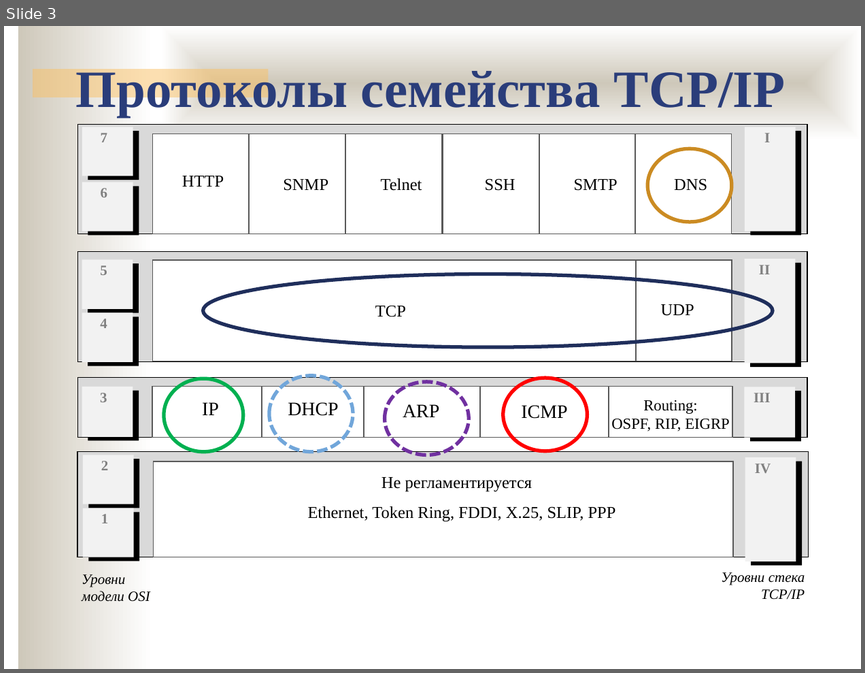
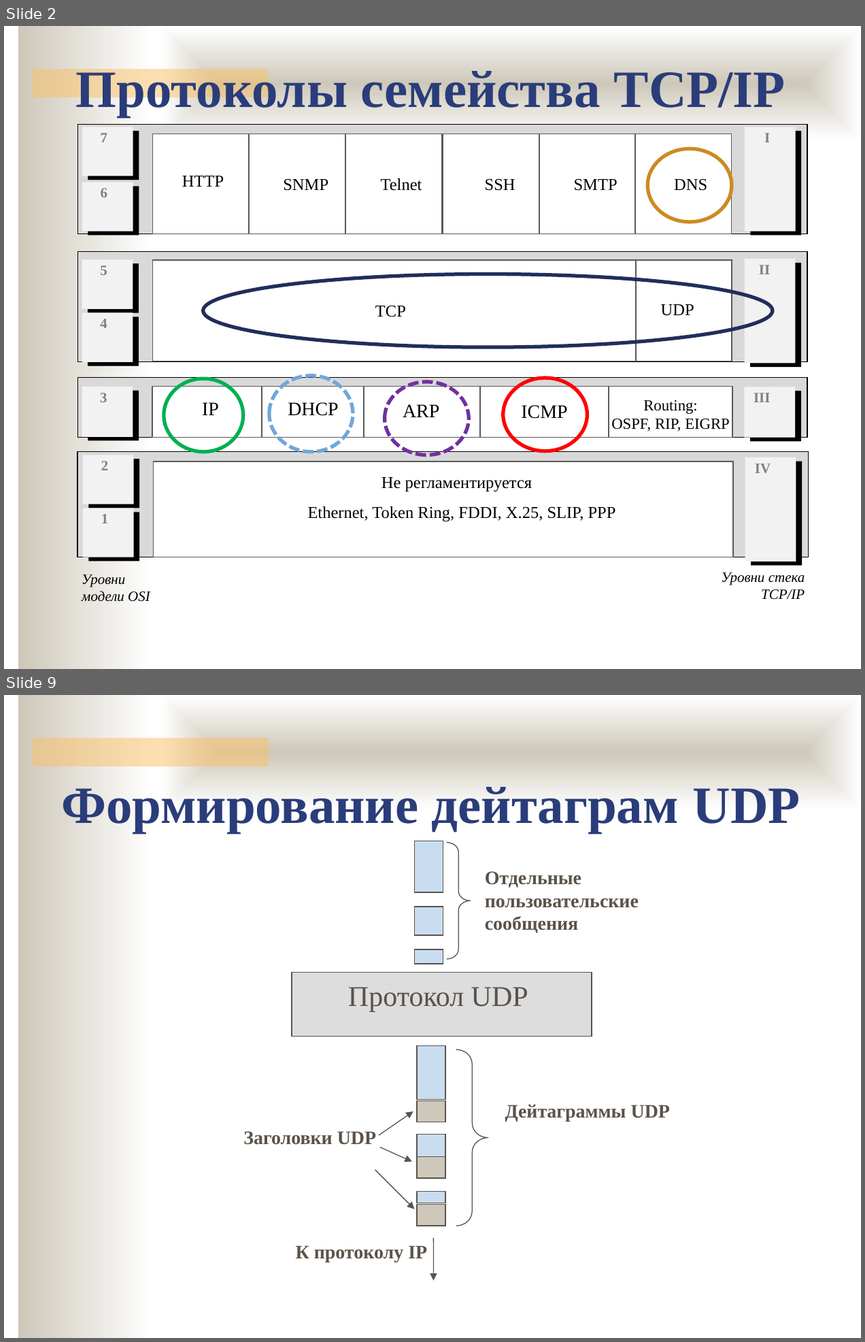
Before and after one commit to ukoloff/nets, a slide deck: lecture/11.pptx. Shown one above the other, each under a label of ours: slide 3 before the commit, slides 2 and 9 after it; the slides between them are not shown. The pictures are 865x673 and 865x1342 pixels, drawn with LibreOffice and Linux fonts; fonts in the diff are those of the drawing; background and template pictures are left out. Boxes give left, top, right and bottom in pixels: in the first picture for what was removed or moved away, otherwise in the second. Text is boxed around its words. In the diff, an @@ line names an element or a change of style, - is before the commit and + after.

```diff
--- a/lecture/11.pptx
+++ b/lecture/11.pptx
@@ slide 9 added at (4, 695, 861, 1338), background #FFFFFF; not listed: 3 template elements that a slide beside it also shows @@
@@ text added at (61, 787, 800, 833), 44 pt, text #2A3D7A, bold @@
+Формирование дейтаграм UDP
@@ arrow added from (379, 1136) to (413, 1111), #5B5249 0.75 pt @@
@@ group added at (292, 841, 670, 1280): 10 rectangles, 4 texts, 2 right braces, 1 arrow @@
+Протокол UDP
+Отдельные пользовательские сообщения
+К протоколу IP
+Дейтаграммы UDP
@@ text added at (243, 1131, 376, 1144), 16 pt, text #5B5249, bold @@
+Заголовки UDP
@@ arrow added from (380, 1147) to (412, 1161), #5B5249 0.75 pt @@
@@ arrow added from (375, 1170) to (415, 1209), #5B5249 0.75 pt @@
@@ what was slide 3 is now slide 2 @@
```
Also in this commit, not shown: 1 slide changed, 6 other slides added.
